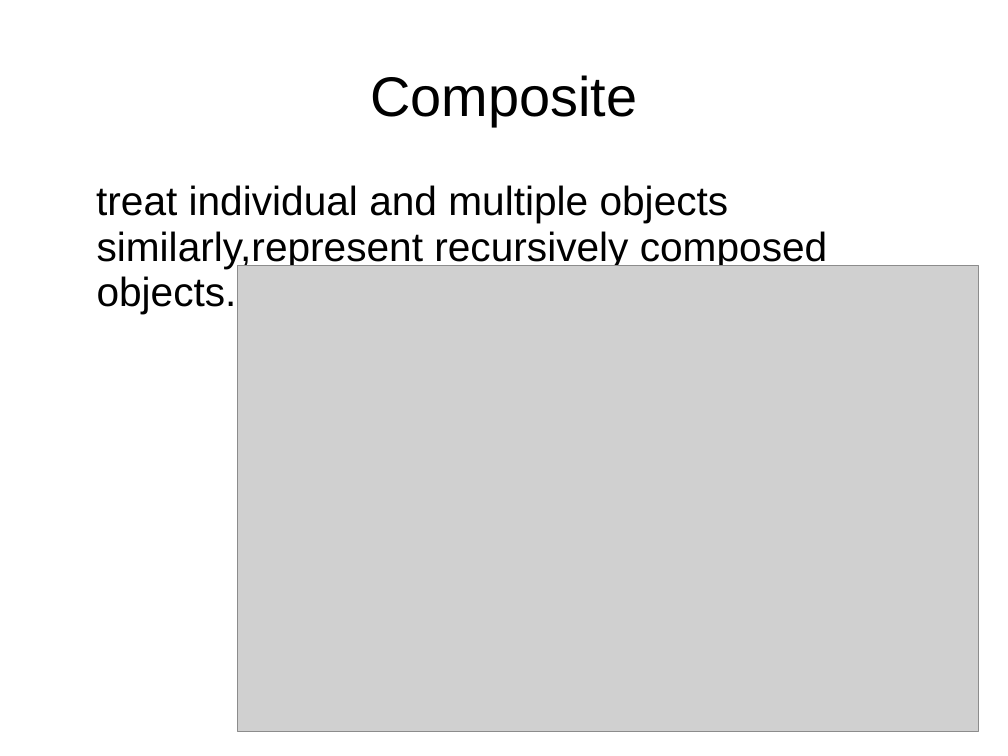
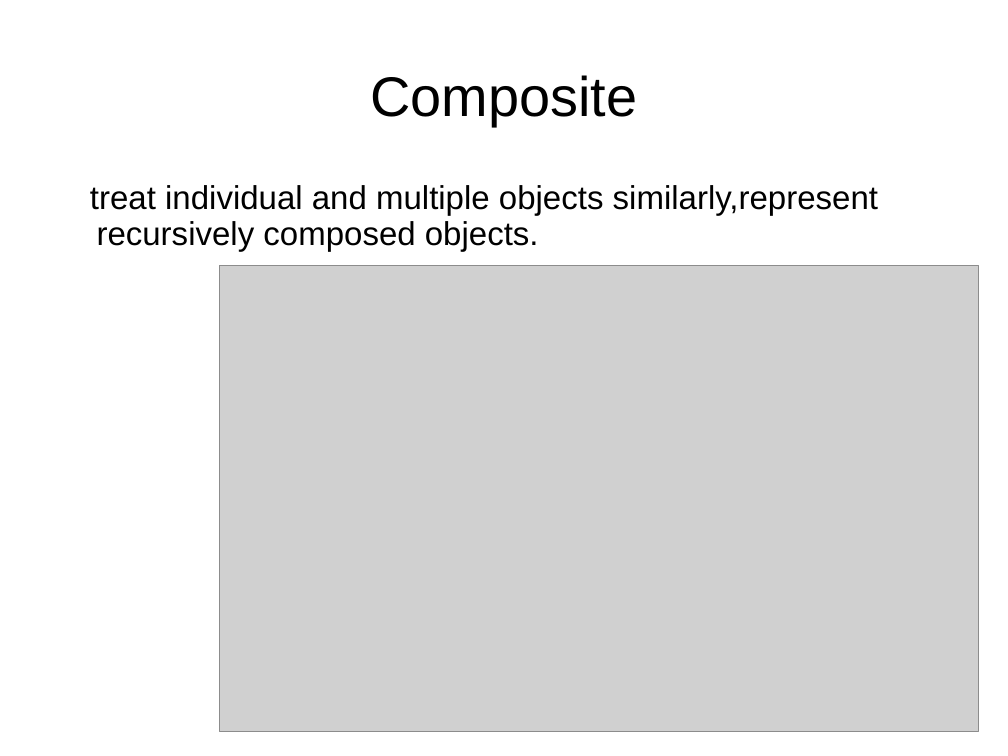
Before and after one commit to bpcrao/purnacode, a slide deck: slide 4 of ppts/Design Patterns by Example.ppt. Drawn at 1008x756 pixels with LibreOffice and Linux fonts; fonts in the diff are those of the drawing; grey boxes stand for pictures. Boxes give left, top, right and bottom in pixels: in the first picture for what was removed or moved away, otherwise in the second. Text is boxed around its words. In the diff, an @@ line names an element or a change of style, - is before the commit and + after.

```diff
--- a/ppts/Design Patterns by Example.ppt
+++ b/ppts/Design Patterns by Example.ppt
@@ text "treat individual and multiple objects ..." at [90,185,878,252]: size 32 to 26 pt @@
@@ picture: place and size @@
-picture at [238,265,979,732]
+picture at [220,265,979,732]
```
Also in this commit, not shown: 6 other slides changed, 3 slides added, 1 slide removed, 3 other files.
